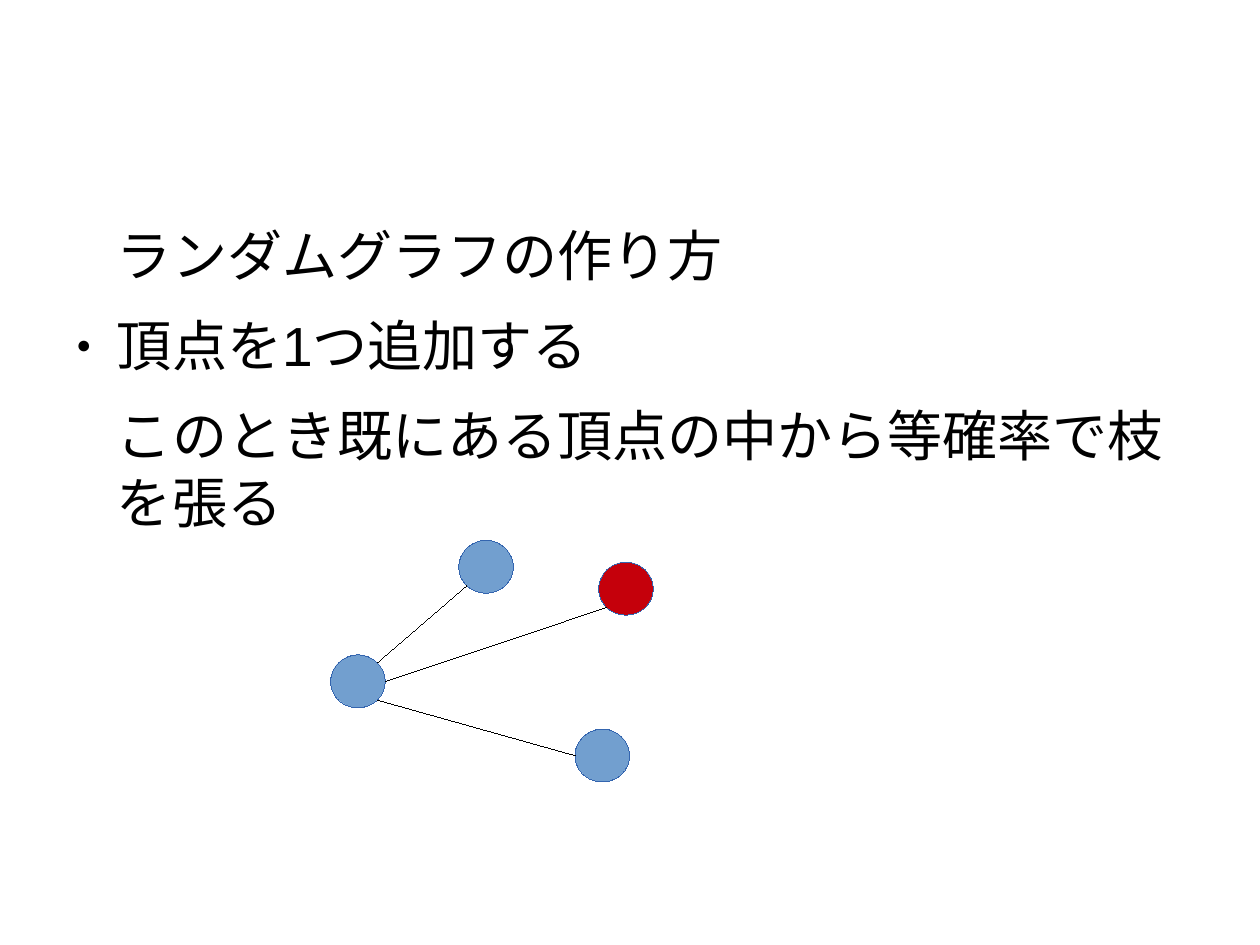
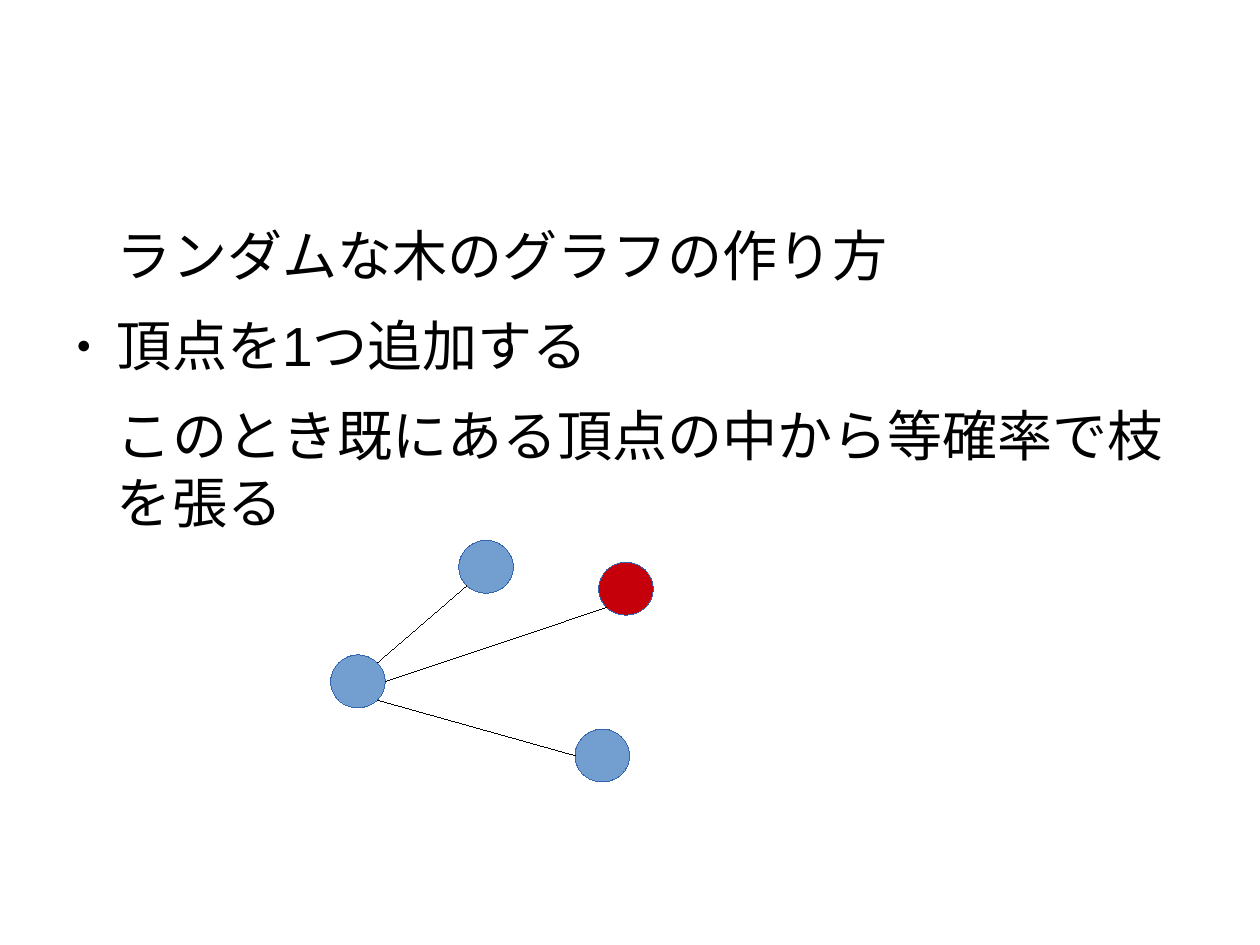
Before and after one commit to awesomest/NetWork_g-2015, a slide deck: slide 46 of 中間発表.odp (slide 44 before the commit). Drawn at 1260x945 pixels with LibreOffice and Linux fonts; fonts in the diff are those of the drawing; background and template pictures are left out. Boxes give left, top, right and bottom in pixels: in the first picture for what was removed or moved away, otherwise in the second. Text is boxed around its words. In the diff, an @@ line names an element or a change of style, - is before the commit and + after.

```diff
--- a/中間発表.odp
+++ b/中間発表.odp
@@ text at (117, 229, 888, 281): text changed @@
-ランダムグラフの作り方
+ランダムな木のグラフの作り方
```
Also in this commit, not shown: 13 other slides changed, 9 slides added.
